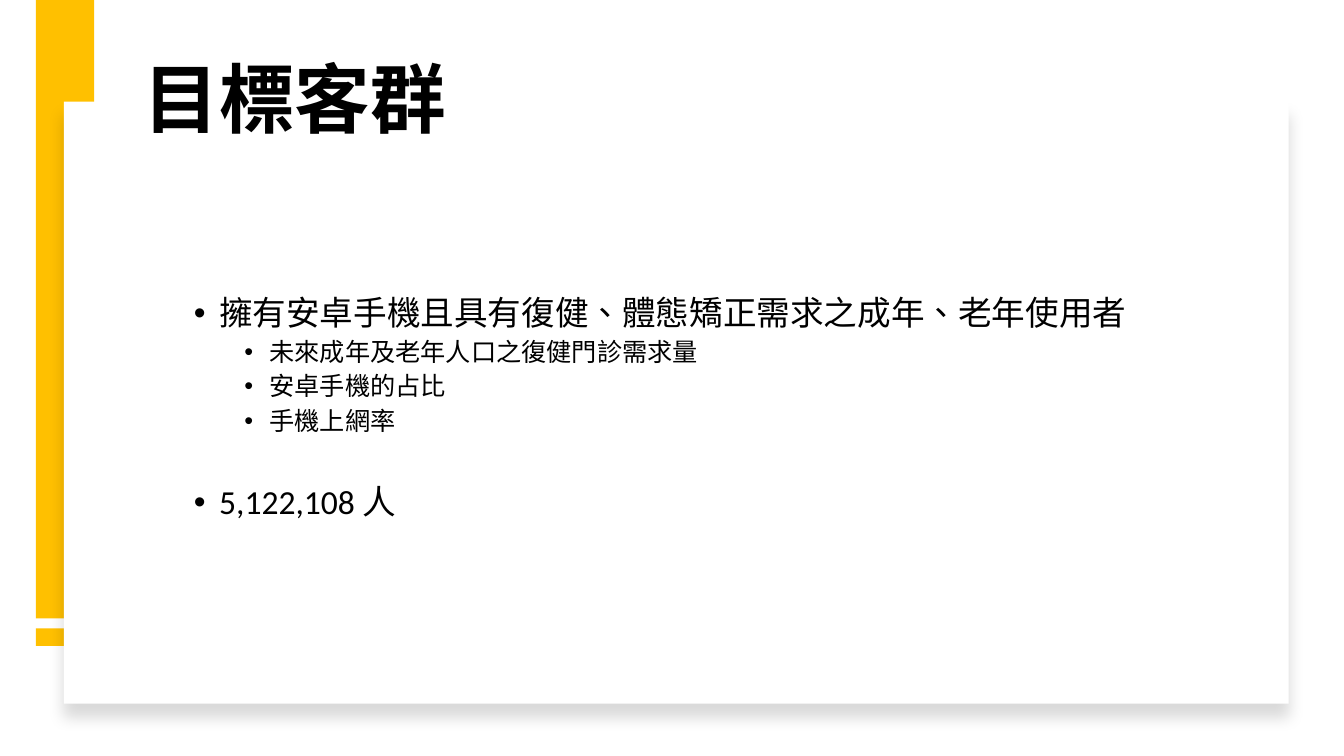
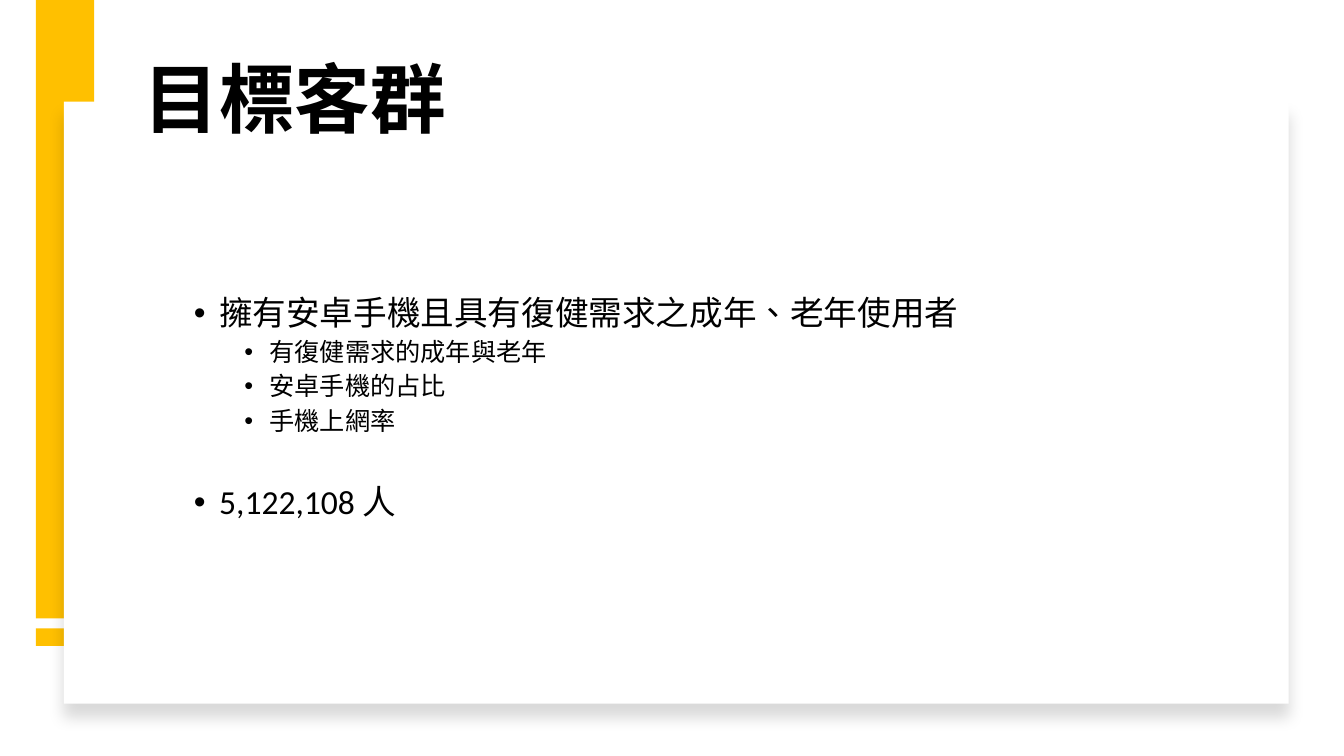
Before and after one commit to michaelchen1225/-, a slide deck: slide 14 of 整合/報告/產品報告.pptx. Drawn at 1344x756 pixels with LibreOffice and Linux fonts; fonts in the diff are those of the drawing. Boxes give left, top, right and bottom in pixels: in the first picture for what was removed or moved away, otherwise in the second. Text is boxed around its words. In the diff, an @@ line names an element or a change of style, - is before the commit and + after.

```diff
--- a/整合/報告/產品報告.pptx
+++ b/整合/報告/產品報告.pptx
@@ text at bbox=[219, 296, 958, 363]: text changed @@
-  • 擁有安卓手機且具有復健、體態矯正需求之成年、老年使用者
-    • 未來成年及老年人口之復健門診需求量
+  • 擁有安卓手機且具有復健需求之成年、老年使用者
+    • 有復健需求的成年與老年
```
Also in this commit, not shown: 5 other slides changed, 1 slide added, 1 slide removed, 1 other file.
